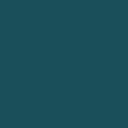
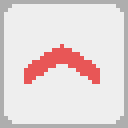
Layer changes from the first 128 × 128 image to the second:
added layer "tile outline" above "arrow" over [0, 0, 128, 128]
added layer "arrow" above "Rectangle 1" over [24, 44, 100, 84]
added layer "Rectangle 1" above "Arrow" over [0, 0, 128, 128]
